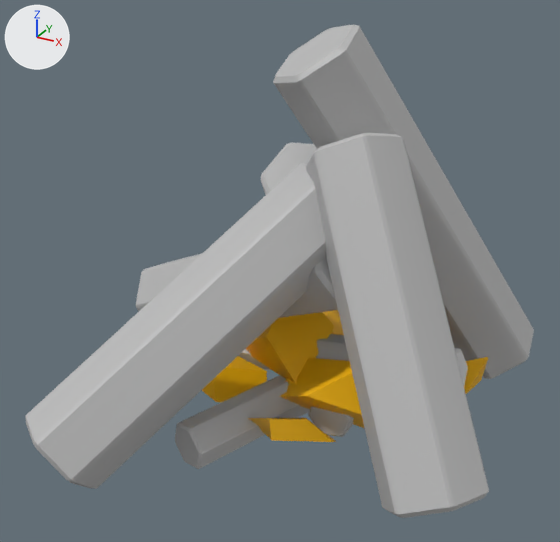
The FBX model CampSquirrels/Assets/Kyparon Assets/campfire_logs_v1.fbx as it was, and as the next commit left it.
The view is the same before and after, from a 50 mm lens placed at (1.101, 8.567, 1.479), pointed at (0.019, 10.534, 0.496). The axes (+X, +Y, +Z) are drawn at upper left. The lights are the same throughout. Where no turn or scale is listed for an object, it has been applied to the vertices.

Objects in the first picture: 'fire_2', 'fire_3', 'fire_4', 'fire_7', 'fire_log_1', 'fire_log_2', 'fire_log_3', 'fire_log_4', 'fire_log_5', 'fire_log_6', 'fire_log_7', 'fire_log_8'.
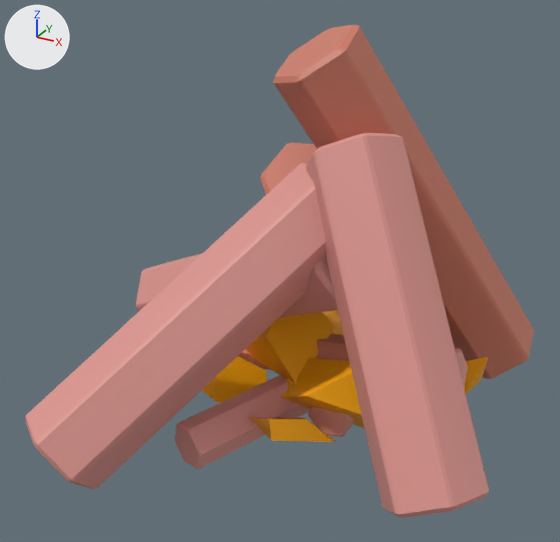
The change in detail:
Material 'pine_trunk' (mat_pine_trunk) is new.
Its base color is (0.635, 0.208, 0.14) (orange #d17e69).
Material 'wood' (mat_wood) is new.
Its base color is (0.728, 0.306, 0.274) (pink #de968f).
me_mesh_007 has 60 vertices, 64 faces and spans x -0.265..0.265, y -0.445..0.444, z -0.423..0.423.
me_mesh_007 no longer uses material mat_lambert1 (grey #bcbcbc).
me_mesh_007 now uses material mat_pine_trunk (orange #d17e69).
me_mesh_013 has 60 vertices, 64 faces and spans x -0.499..0.499, y -0.149..0.149, z -0.177..0.177.
me_mesh_013 no longer uses material mat_lambert1 (grey #bcbcbc).
me_mesh_013 now uses material mat_pine_trunk (orange #d17e69).
me_mesh_009 has 60 vertices, 64 faces and spans x -0.347..0.391, y -0.43..0.494, z -0.388..0.444.
me_mesh_009 no longer uses material mat_lambert1 (grey #bcbcbc).
me_mesh_009 now uses material mat_wood (pink #de968f).
me_mesh_008 has 60 vertices, 64 faces and spans x -0.501..0.501, y -0.251..0.251, z -0.326..0.326.
me_mesh_008 no longer uses material mat_lambert1 (grey #bcbcbc).
me_mesh_008 now uses material mat_wood (pink #de968f).
me_mesh_010 has 60 vertices, 64 faces and spans x -0.34..0.34, y -0.302..0.302, z -0.487..0.487.
me_mesh_010 no longer uses material mat_lambert1 (grey #bcbcbc).
me_mesh_010 now uses material mat_wood (pink #de968f).
me_mesh_011 has 60 vertices, 64 faces and spans x -0.441..0.322, y -0.427..0.317, z -0.487..0.73.
me_mesh_011 no longer uses material mat_lambert1 (grey #bcbcbc).
me_mesh_011 now uses material mat_pine_trunk (orange #d17e69).

Where the change shows, as pixel boxes (x1, y1, x2, y2) in the pictures (560 x 542 px):
'fire_log_4', recoloured (grey to pink): (306, 133, 489, 518) in both
'fire_log_3', recoloured (grey to pink): (25, 163, 326, 489) in both
'fire_log_5', recoloured: (273, 25, 534, 379) in both
'fire_log_2', recoloured (grey to pink): (136, 253, 338, 318) in both
'fire_log_1', recoloured (grey to pink): (261, 142, 317, 195) in both
'fire_log_7', recoloured: (238, 334, 468, 385) in both
